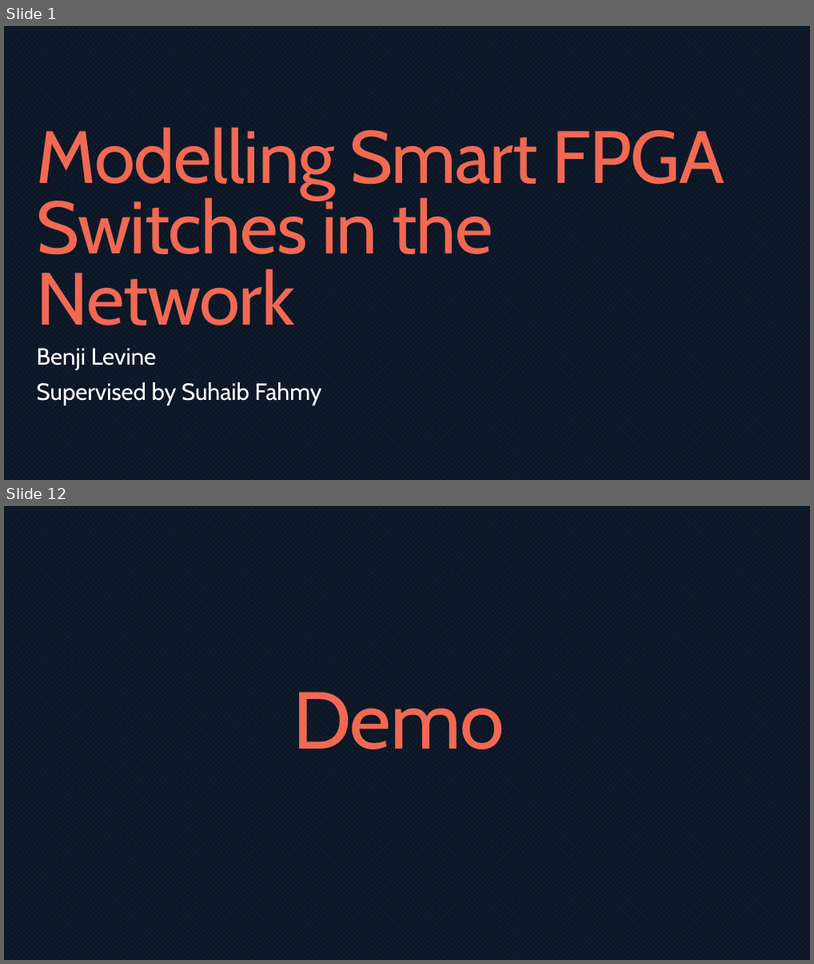
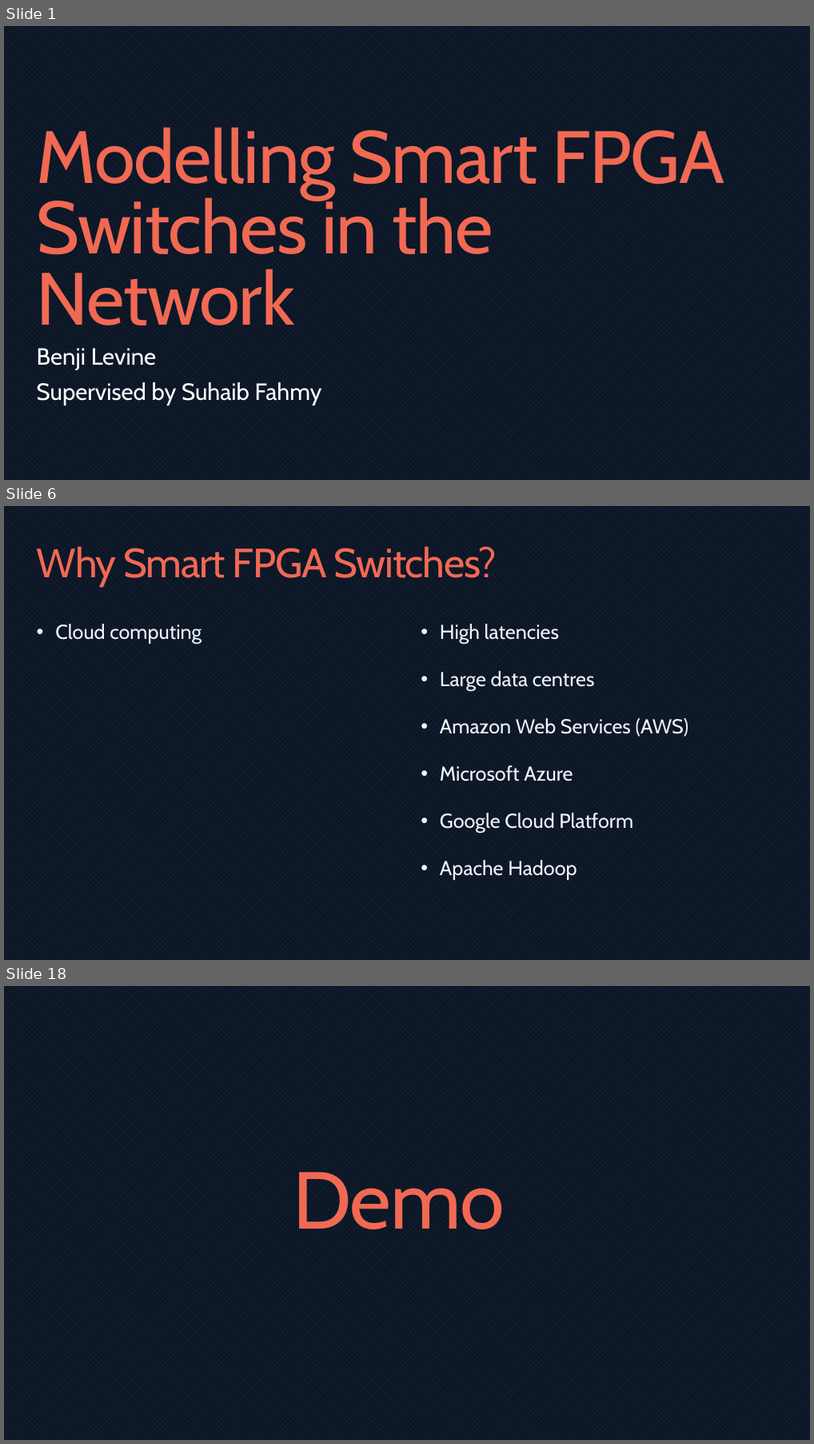
Before and after one commit to bmaximuml/CS351-Reports, a slide deck: Presentation/Network Switch Design on FPGAs.pptx. Shown one above the other, each under a label of ours: slides 1 and 12 before the commit, slides 1, 6 and 18 after it; the slides between them are not shown. The pictures are 814x964 and 814x1444 pixels, drawn with LibreOffice and Linux fonts; fonts in the diff are those of the drawing. Boxes give left, top, right and bottom in pixels: in the first picture for what was removed or moved away, otherwise in the second. Text is boxed around its words. In the diff, an @@ line names an element or a change of style, - is before the commit and + after.

```diff
--- a/Presentation/Network Switch Design on FPGAs.pptx
+++ b/Presentation/Network Switch Design on FPGAs.pptx
@@ slide 6 added at (4,506,810,960), background pattern #1A2A46 on #0C1624 @@
@@ title added at (37,546,497,586), 48.6 pt, text #F16953 @@
+Why Smart FPGA Switches?
@@ text added at (55,624,202,644), 24 pt, text #F0F4FA @@
+• Cloud computing
@@ text added at (440,624,690,880), 24 pt, text #F0F4FA @@
+• High latencies
+• Large data centres
+• Amazon Web Services (AWS)
+• Microsoft Azure
+• Google Cloud Platform
+• Apache Hadoop
@@ what was slide 12 is now slide 18 @@
```
Also in this commit, not shown: 9 slides changed, 6 other slides added, 1 slide removed, 20 other files.
